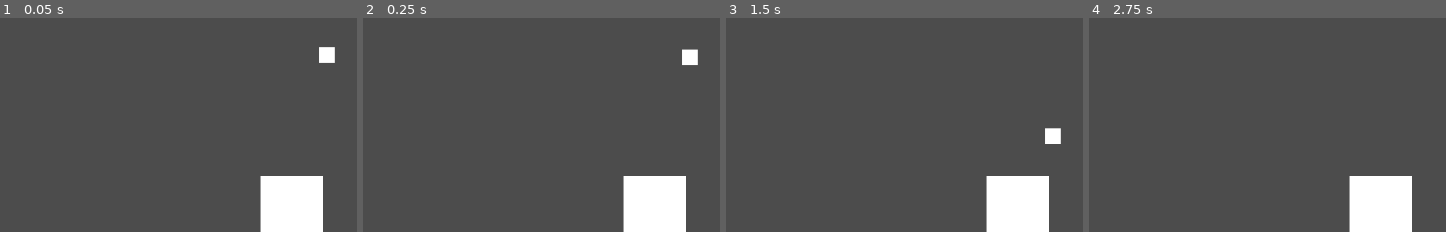
Above: before the commit, frames 1-4 (left to right).
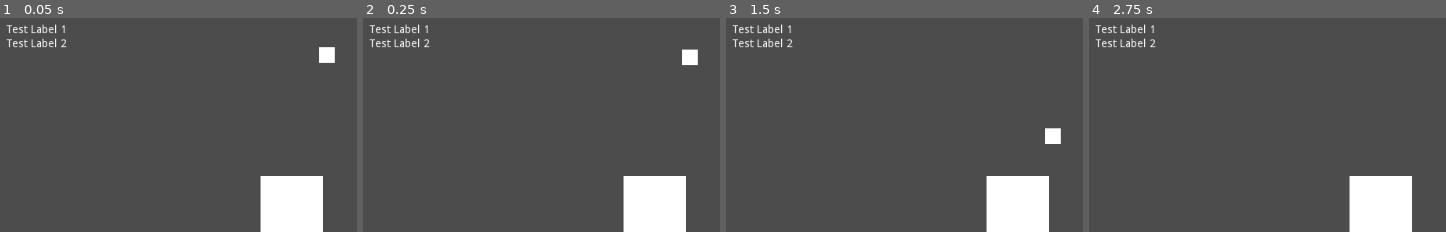
Above: after the commit, the same moments.

Repository: ajahar/FGJ_2020
Game: Godot game, scene res://Play.tscn
The game is run twice, just before and just after one commit, with the same random seed, the same clock (stepped at 60 frames per second) and the same inputs.
Inputs:
- Up to frame 1 (0.05 s): no input
- Up to frame 2 (0.25 s): no input
- Up to frame 3 (1.5 s): no input
- Up to frame 4 (2.75 s): no input
The pictures show only the part of the screen within x 0-50%, y 0-50%; the shares and areas given below are measured in that part.

The runs differ from the first frame. In frame 1, 0.6% of the frame differs, in the area x 1-19%, y 2-15%; in frame 2, 0.6%; in frame 3, 0.6%; in frame 4, 0.6%.

Commit message:
Add GUI to Play scene

Diff:
--- a/Play.tscn
+++ b/Play.tscn
@@ -1,6 +1,7 @@
-[gd_scene load_steps=6 format=2]
+[gd_scene load_steps=7 format=2]
 
 [ext_resource path="res://Blocks/TestBlock.tscn" type="PackedScene" id=1]
+[ext_resource path="res://Systems/GUI.tscn" type="PackedScene" id=2]
 
 [sub_resource type="RectangleShape2D" id=1]
 extents = Vector2( 40, 40 )
@@ -15,6 +16,10 @@
 size = Vector2( 800, 20 )
 
 [node name="Root" type="Node2D"]
+
+[node name="GUI" parent="." instance=ExtResource( 2 )]
+margin_right = 117.0
+margin_bottom = 72.0
 
 [node name="KinematicBody2D" type="KinematicBody2D" parent="."]
 position = Vector2( 385.388, 253.664 )
